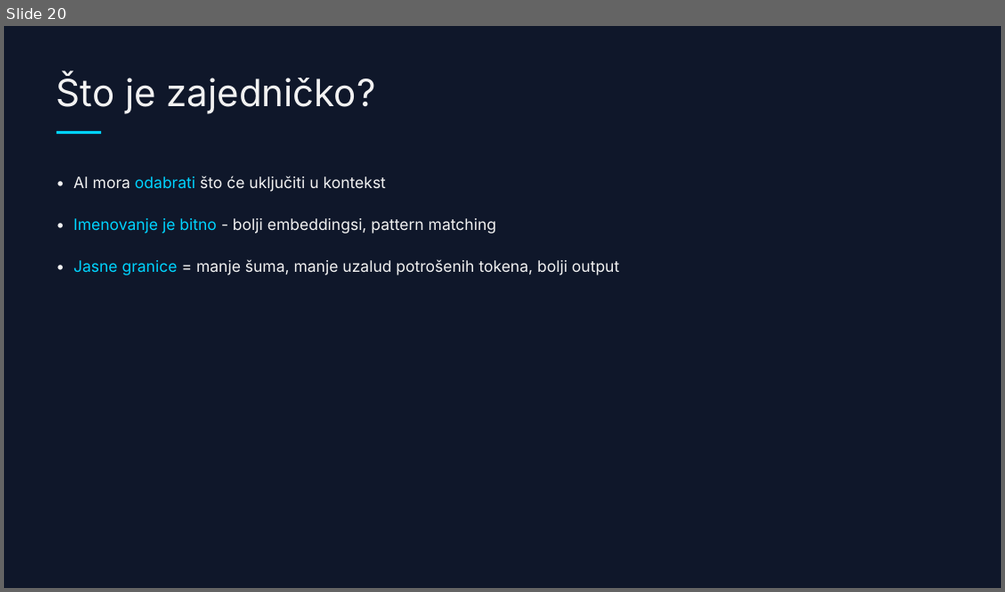
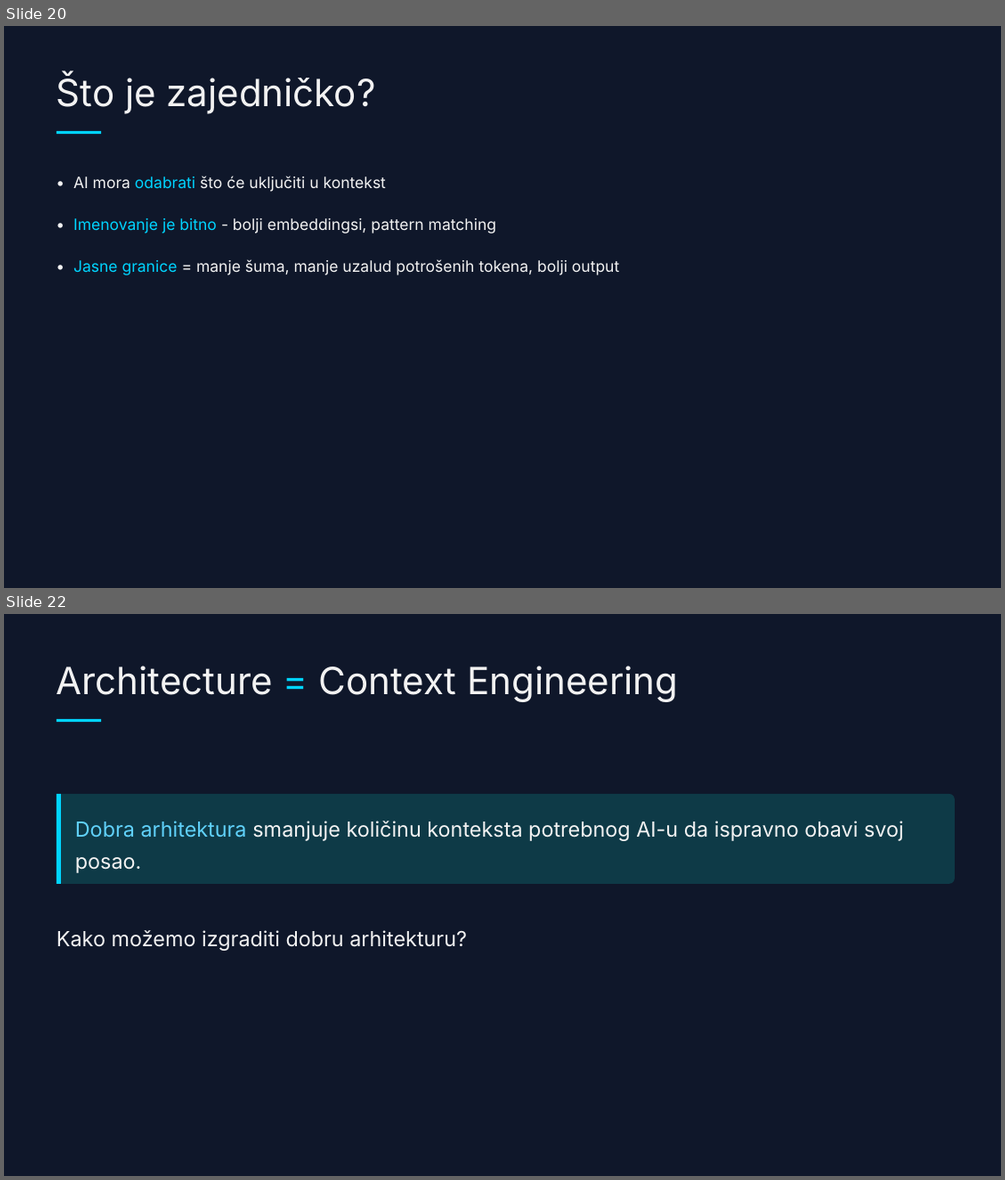
Before and after one commit to doksara/debug-presentation, a slide deck: frontend-arhitektura--dark-tech-with-fsd.pptx. Shown one above the other, each under a label of ours: slide 20 before the commit, slides 20 and 22 after it; the slides between them are not shown. The pictures are 1005x592 and 1005x1180 pixels, drawn with LibreOffice and Linux fonts; fonts in the diff are those of the drawing. Boxes give left, top, right and bottom in pixels: in the first picture for what was removed or moved away, otherwise in the second. Text is boxed around its words. In the diff, an @@ line names an element or a change of style, - is before the commit and + after.

```diff
--- a/frontend-arhitektura--dark-tech-with-fsd.pptx
+++ b/frontend-arhitektura--dark-tech-with-fsd.pptx
@@ slide 22 added at bbox=[4, 614, 1001, 1176], background #0F172A @@
@@ text added at bbox=[57, 666, 678, 702], 36 pt, text #F2F2F2 @@
+Architecture = Context Engineering
@@ rectangle added at bbox=[57, 719, 101, 722], fill #00D4FF @@
@@ rounded rectangle added at bbox=[57, 794, 955, 884], fill #0E3A47 @@
@@ rectangle added at bbox=[57, 794, 61, 884], fill #00D4FF @@
@@ text added at bbox=[75, 820, 904, 873], 20 pt, text #F2F2F2 @@
+Dobra arhitektura smanjuje količinu konteksta potrebnog AI-u da ispravno obavi svoj posao.
@@ text added at bbox=[57, 930, 467, 950], 20 pt, text #F2F2F2 @@
+Kako možemo izgraditi dobru arhitekturu?
```
Also in this commit, not shown: 13 slides changed, 3 other slides added, 4 slides removed, 2 other files.
